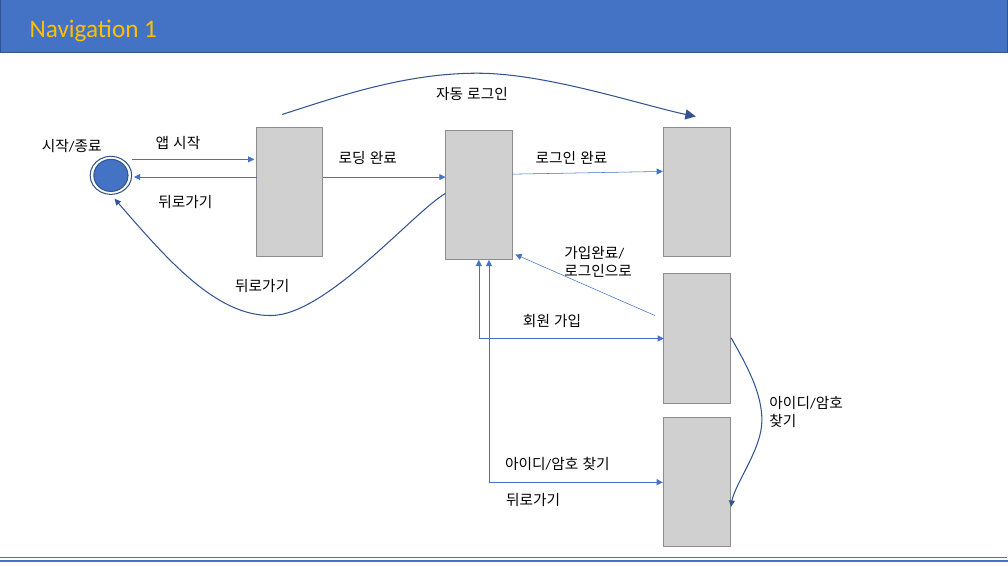
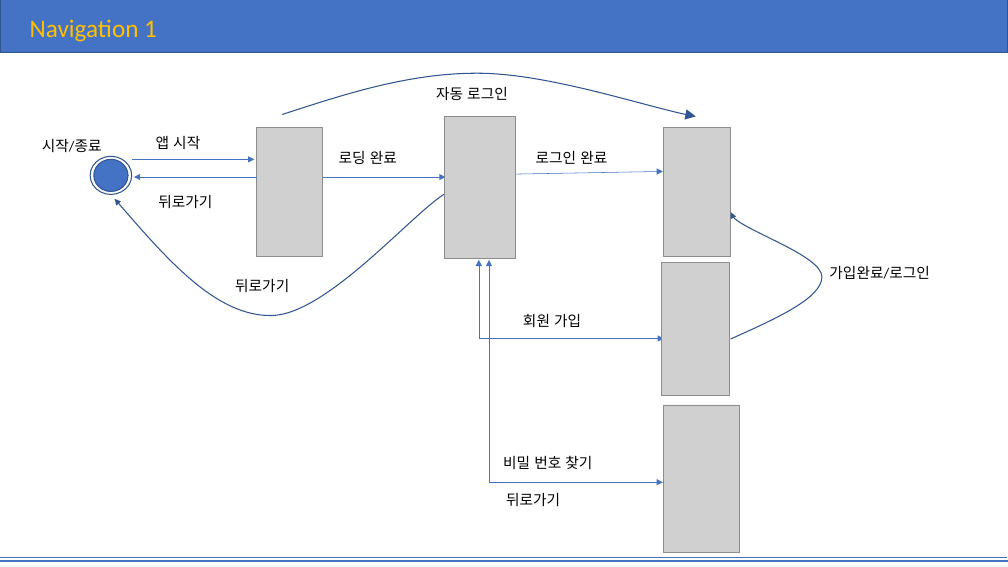
Before and after one commit to yjin910/Technonia_i_app, a slide deck: slide 7 of TEMS.pptx. Drawn at 1008x567 pixels with LibreOffice and Linux fonts; fonts in the diff are those of the drawing; grey boxes stand for pictures. Boxes give left, top, right and bottom in pixels: in the first picture for what was removed or moved away, otherwise in the second. Text is boxed around its words. In the diff, an @@ line names an element or a change of style, - is before the commit and + after.

```diff
--- a/TEMS.pptx
+++ b/TEMS.pptx
@@ picture: place and size @@
-picture at box(445, 130, 512, 259)
+picture at box(444, 116, 515, 258)
@@ freeform shape: place and size @@
-freeform shape at box(731, 338, 762, 507)
+freeform shape at box(730, 212, 822, 340)
@@ arrow removed from (655, 315) to (516, 255) @@
@@ picture: place and size @@
-picture at box(664, 274, 730, 403)
+picture at box(662, 262, 730, 395)
@@ text at box(829, 266, 930, 279): text changed @@
-가입완료/
-로그인으로
+가입완료/로그인
@@ picture: place and size @@
-picture at box(664, 417, 730, 547)
+picture at box(664, 405, 740, 553)
@@ text at box(503, 456, 592, 469): text changed @@
-아이디/암호
-찾기
+비밀 번호 찾기
@@ text removed at box(505, 456, 610, 470) @@
-아이디/암호 찾기
```
Also in this commit, not shown: 7 other slides changed, 6 slides added, 28 slides removed, 5 other files.
